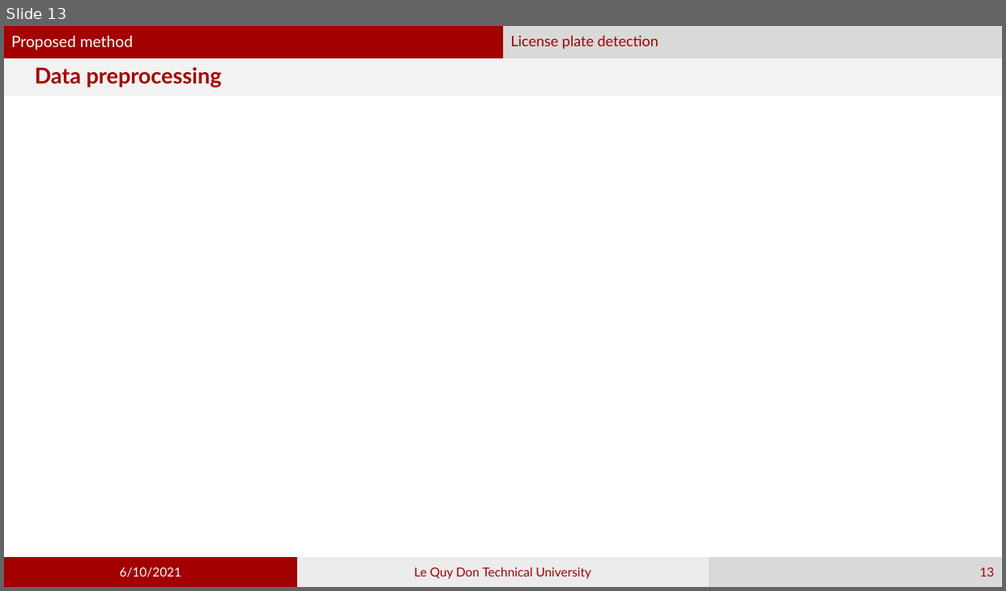
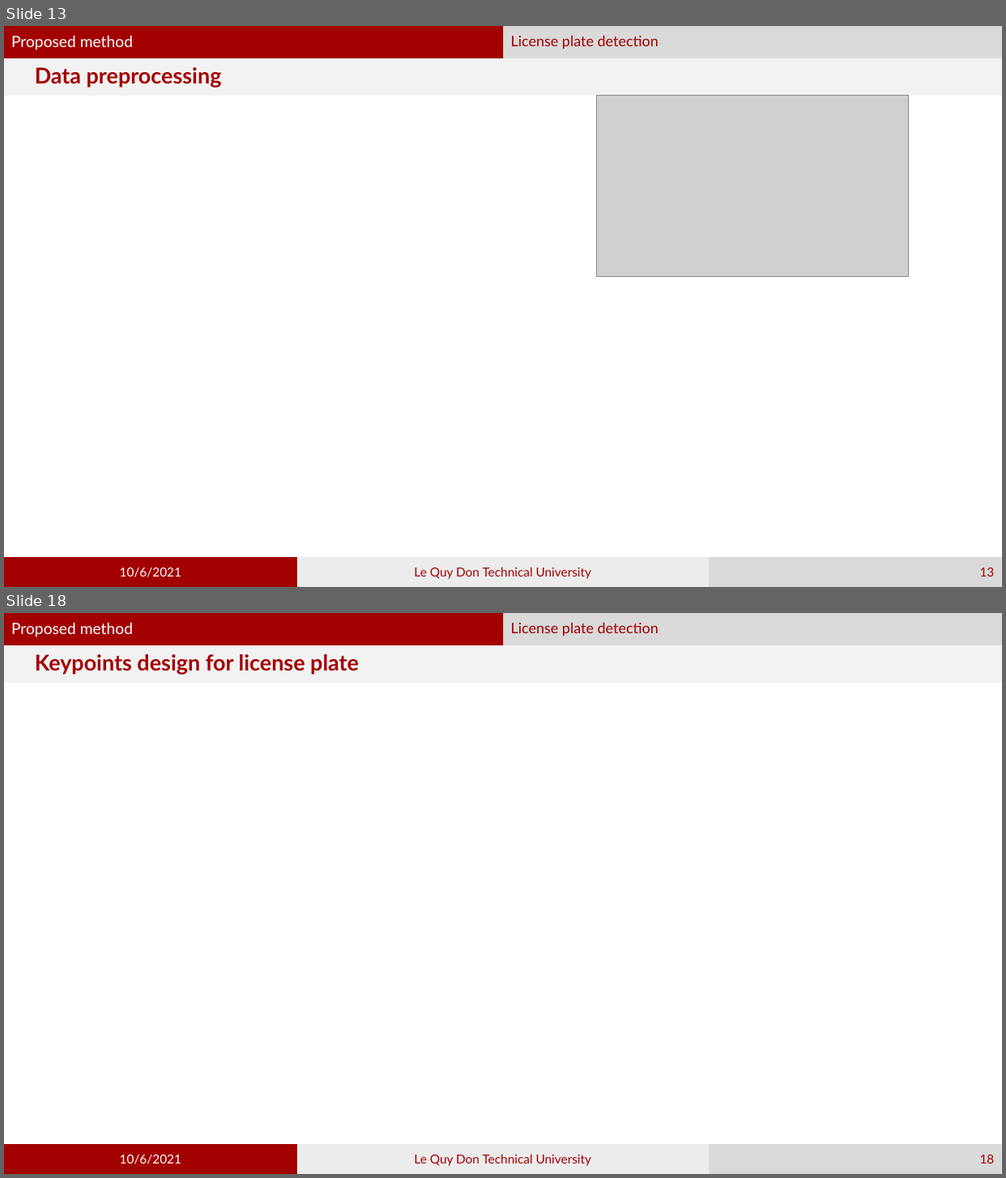
Before and after one commit to phamvandan/graduated-thesis-2021, a slide deck: my_template.pptx. Shown one above the other, each under a label of ours: slide 13 before the commit, slides 13 and 18 after it; the slides between them are not shown. The pictures are 1006x591 and 1006x1178 pixels, drawn with LibreOffice and Linux fonts; fonts in the diff are those of the drawing; grey boxes stand for pictures. Boxes give left, top, right and bottom in pixels: in the first picture for what was removed or moved away, otherwise in the second. Text is boxed around its words. In the diff, an @@ line names an element or a change of style, - is before the commit and + after.

```diff
--- a/my_template.pptx
+++ b/my_template.pptx
@@ slide 18 added at box(4, 613, 1002, 1174), background #FFFFFF; not listed: 2 template elements that a slide beside it also shows @@
@@ text added at box(4, 613, 503, 645), fill #A30000, 15 pt, text #FFFFFF @@
+Proposed method
@@ text added at box(503, 613, 1002, 645), fill #D9D9D9, 14 pt, text #A30000 @@
+License plate detection
@@ title added at box(4, 645, 1002, 683), fill #F2F2F2, 21 pt, text #A30000, bold @@
+Keypoints design for license plate
@@ rectangle added at box(4, 1144, 297, 1174), fill #A30000, 12 pt, text #FFFFFF @@
+10/6/2021
@@ rectangle added at box(297, 1144, 710, 1174), fill #ECECEC, 12 pt, text #A30000 @@
+Le Quy Don Technical University
@@ page number added at box(710, 1144, 1002, 1174), fill #D9D9D9, 12 pt, text #A30000 @@
+18
@@ slide 13 changed as well @@
@@ picture added at box(597, 96, 909, 277) @@
@@ text in rectangle at box(120, 567, 181, 578): text changed @@
-6/10/2021
+10/6/2021
```
Also in this commit, not shown: 12 other slides changed, 4 other slides added.
